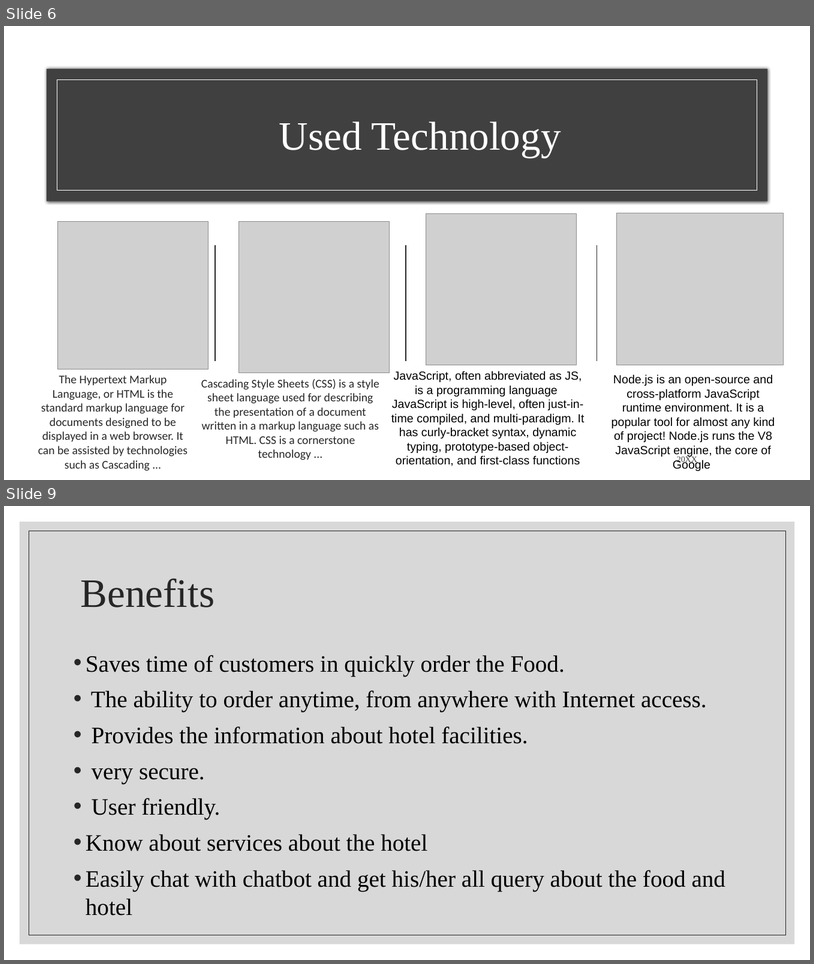
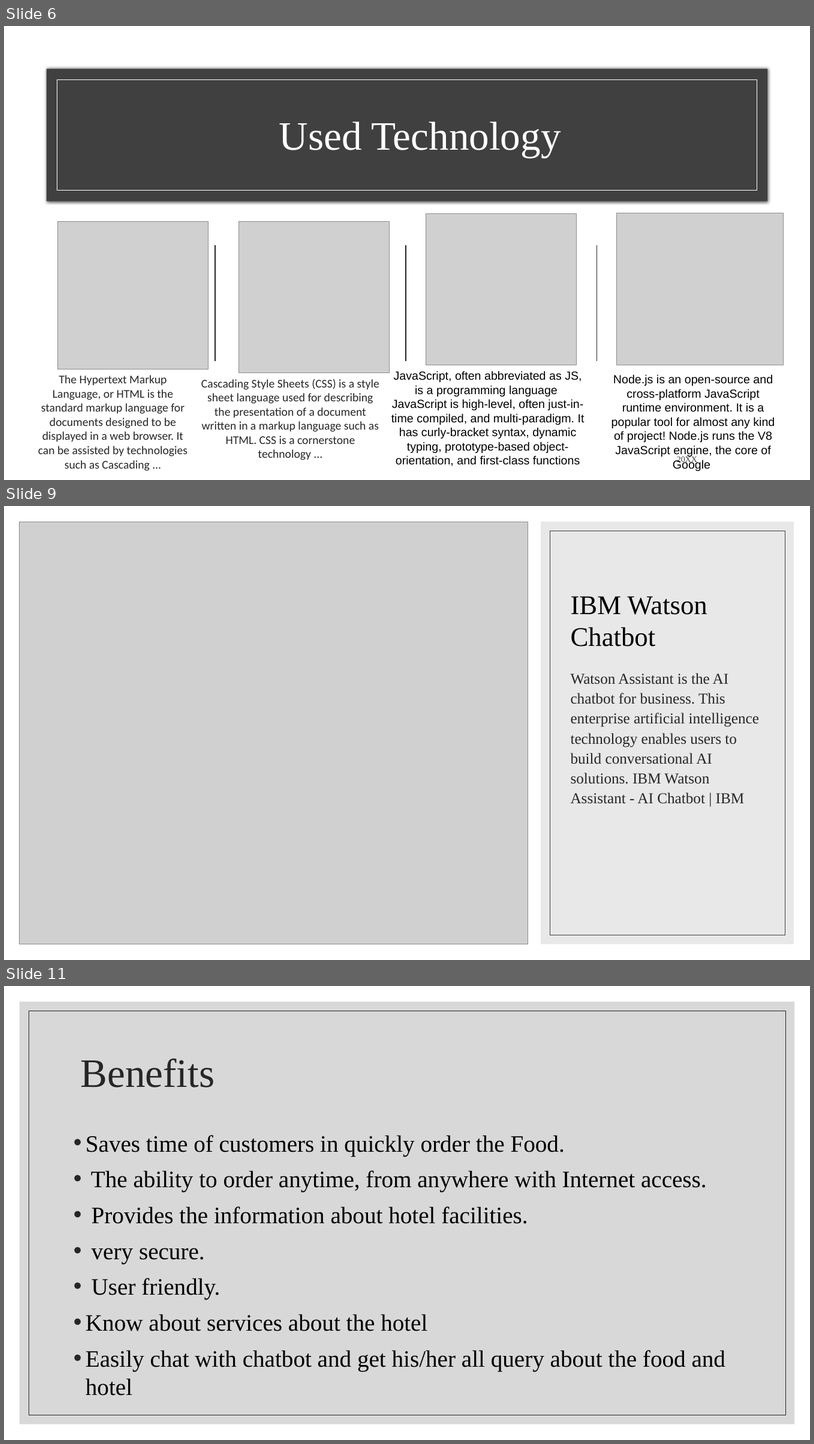
Before and after one commit to PUSHPAGHJH/Elective-module-1-project, a slide deck: Hotel Management System.pptx. Shown one above the other, each under a label of ours: slides 6 and 9 before the commit, slides 6, 9 and 11 after it; the slides between them are not shown. The pictures are 814x964 and 814x1444 pixels, drawn with LibreOffice and Linux fonts; fonts in the diff are those of the drawing; grey boxes stand for pictures. Boxes give left, top, right and bottom in pixels: in the first picture for what was removed or moved away, otherwise in the second. Text is boxed around its words. In the diff, an @@ line names an element or a change of style, - is before the commit and + after.

```diff
--- a/Hotel Management System.pptx
+++ b/Hotel Management System.pptx
@@ slide 9 added at (x1=4, y1=506, x2=810, y2=960), background #FFFFFF @@
@@ picture added at (x1=19, y1=522, x2=528, y2=944) @@
@@ rectangle added at (x1=541, y1=522, x2=794, y2=944), fill #D9D9D9 at 60% opacity @@
@@ rectangle added at (x1=550, y1=531, x2=786, y2=935), outline #404040 0.5 pt @@
@@ title added at (x1=571, y1=596, x2=708, y2=646), 32 pt, text #000000 @@
+IBM Watson Chatbot
@@ text added at (x1=571, y1=673, x2=759, y2=804), 18 pt, text #262626 @@
+Watson Assistant is the AI chatbot for business. This enterprise artificial intelligence technology enables users to build conversational AI solutions. IBM Watson Assistant - AI Chatbot | IBM
@@ what was slide 9 is now slide 11 @@
```
Also in this commit, not shown: 8 slides changed, 1 other slide added.
